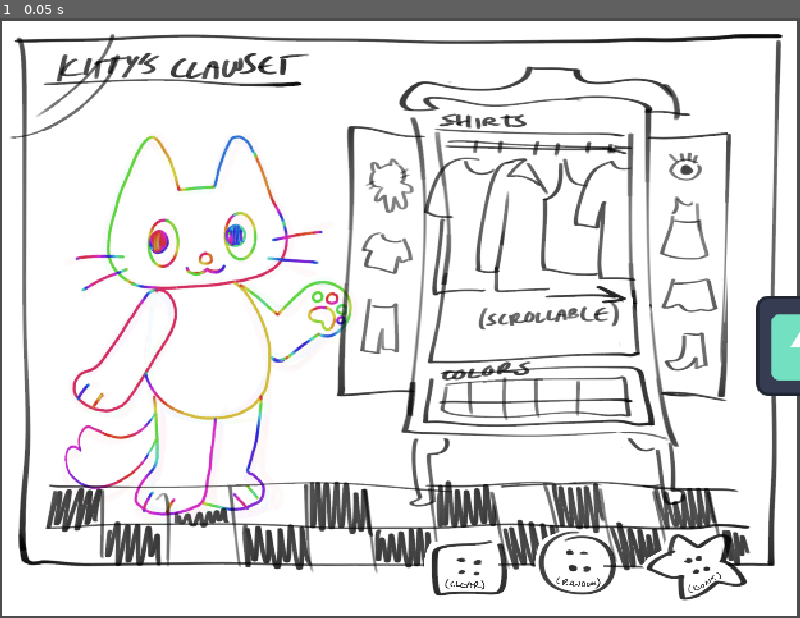
Above: before the commit, frame 1.
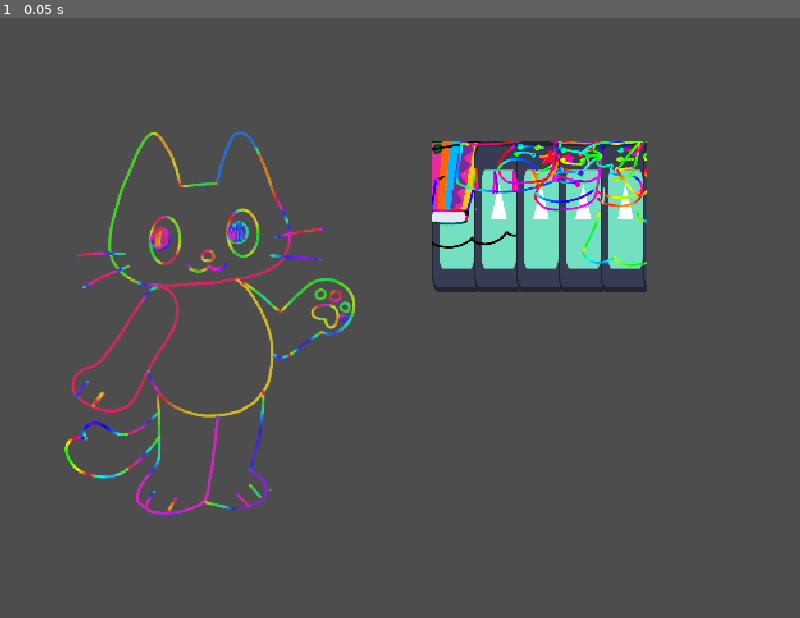
Above: after the commit, the same moment.

Repository: klon0a/girlsgame
Game: Godot game, scene res://main.tscn
The game is run twice, just before and just after one commit, with the same random seed, the same clock (stepped at 60 frames per second) and the same inputs. Before the commit the project has no main scene; this scene is started directly in both runs. The engine's default icon, where the game draws it, is replaced by a stand-in: a white triangle on a blue panel in a dark square.
Inputs:
- Up to frame 1 (0.05 s): no input

The runs differ from the first frame. In frame 1, 92% of the frame differs, in the area x 0-100%, y 0-100%.

Commit message:
garments hang and scroll

Diff:
--- /dev/null
+++ b/Clothes Scenes/Piece.tscn
@@ -0,0 +1,11 @@
+[gd_scene load_steps=2 format=3 uid="uid://bumqcvnvt37wm"]
+
+[ext_resource type="Script" uid="uid://bea5cqpdpm5bf" path="res://garment.gd" id="1_4r1vn"]
+
+[node name="Garment" type="Node2D" node_paths=PackedStringArray("hang_point")]
+script = ExtResource("1_4r1vn")
+hang_point = NodePath("Marker2D")
+
+[node name="Kitty-clogs" type="Sprite2D" parent="."]
+
+[node name="Marker2D" type="Marker2D" parent="."]
--- /dev/null
+++ b/Clothes Scenes/bottom_keypants.tscn
@@ -0,0 +1,12 @@
+[gd_scene load_steps=3 format=3 uid="uid://dgicmg7dxudql"]
+
+[ext_resource type="PackedScene" uid="uid://bumqcvnvt37wm" path="res://Clothes Scenes/Piece.tscn" id="1_f511f"]
+[ext_resource type="Texture2D" uid="uid://dvgf4i20pcl4w" path="res://Assets + Clothes/assets/placeholder/kitty-keypants.png" id="2_f511f"]
+
+[node name="Shoe" instance=ExtResource("1_f511f")]
+
+[node name="Kitty-clogs" parent="." index="0"]
+texture = ExtResource("2_f511f")
+
+[node name="Marker2D" parent="." index="1"]
+position = Vector2(66, 203)
--- /dev/null
+++ b/Clothes Scenes/bottom_longskirt.tscn
@@ -0,0 +1,12 @@
+[gd_scene load_steps=3 format=3 uid="uid://de780hne3m2i"]
+
+[ext_resource type="PackedScene" uid="uid://bumqcvnvt37wm" path="res://Clothes Scenes/Piece.tscn" id="1_iqinj"]
+[ext_resource type="Texture2D" uid="uid://byk2v86s0owkp" path="res://Assets + Clothes/assets/placeholder/kitty--bottomskirt-long.png" id="2_iqinj"]
+
+[node name="Shoe" instance=ExtResource("1_iqinj")]
+
+[node name="Kitty-clogs" parent="." index="0"]
+texture = ExtResource("2_iqinj")
+
+[node name="Marker2D" parent="." index="1"]
+position = Vector2(56, 167)
--- /dev/null
+++ b/Clothes Scenes/bottom_miniskirt.tscn
@@ -0,0 +1,12 @@
+[gd_scene load_steps=3 format=3 uid="uid://bk0x6pgx0glx3"]
+
+[ext_resource type="PackedScene" uid="uid://bumqcvnvt37wm" path="res://Clothes Scenes/Piece.tscn" id="1_gdfu1"]
+[ext_resource type="Texture2D" uid="uid://d3k7o0840is6k" path="res://Assets + Clothes/assets/placeholder/kitty-shortskirt.png" id="2_gdfu1"]
+
+[node name="Shoe" instance=ExtResource("1_gdfu1")]
+
+[node name="Kitty-clogs" parent="." index="0"]
+texture = ExtResource("2_gdfu1")
+
+[node name="Marker2D" parent="." index="1"]
+position = Vector2(69, 197)
--- /dev/null
+++ b/Clothes Scenes/shoe_boots.tscn
@@ -0,0 +1,12 @@
+[gd_scene load_steps=3 format=3 uid="uid://cuqvx7qto160y"]
+
+[ext_resource type="PackedScene" uid="uid://bumqcvnvt37wm" path="res://Clothes Scenes/Piece.tscn" id="1_jvatg"]
+[ext_resource type="Texture2D" uid="uid://cwjang66psi6b" path="res://Assets + Clothes/assets/placeholder/kitty-boots.png" id="2_ub76s"]
+
+[node name="Shoe" instance=ExtResource("1_jvatg")]
+
+[node name="Kitty-clogs" parent="." index="0"]
+texture = ExtResource("2_ub76s")
+
+[node name="Marker2D" parent="." index="1"]
+position = Vector2(51, 588)
--- /dev/null
+++ b/Clothes Scenes/shoe_clogs.tscn
@@ -0,0 +1,12 @@
+[gd_scene load_steps=3 format=3 uid="uid://cy5y14wa8uqak"]
+
+[ext_resource type="PackedScene" uid="uid://bumqcvnvt37wm" path="res://Clothes Scenes/Piece.tscn" id="1_cdfnf"]
+[ext_resource type="Texture2D" uid="uid://c88gj1law1je6" path="res://Assets + Clothes/assets/placeholder/kitty-clogs.png" id="2_cdfnf"]
+
+[node name="Shoe" instance=ExtResource("1_cdfnf")]
+
+[node name="Kitty-clogs" parent="." index="0"]
+texture = ExtResource("2_cdfnf")
+
+[node name="Marker2D" parent="." index="1"]
+position = Vector2(72, 458)
--- /dev/null
+++ b/Clothes Scenes/top_blouse.tscn
@@ -0,0 +1,12 @@
+[gd_scene load_steps=3 format=3 uid="uid://chsaoye1hyasr"]
+
+[ext_resource type="PackedScene" uid="uid://bumqcvnvt37wm" path="res://Clothes Scenes/Piece.tscn" id="1_8o6w3"]
+[ext_resource type="Texture2D" uid="uid://dskf6kjgupdlh" path="res://Assets + Clothes/assets/placeholder/kitty-blousedress.png" id="2_8o6w3"]
+
+[node name="Shoe" instance=ExtResource("1_8o6w3")]
+
+[node name="Kitty-clogs" parent="." index="0"]
+texture = ExtResource("2_8o6w3")
+
+[node name="Marker2D" parent="." index="1"]
+position = Vector2(16, -162)
--- /dev/null
+++ b/Clothes Scenes/top_shirt.tscn
@@ -0,0 +1,12 @@
+[gd_scene load_steps=3 format=3 uid="uid://pbfuehivb0cb"]
+
+[ext_resource type="PackedScene" uid="uid://bumqcvnvt37wm" path="res://Clothes Scenes/Piece.tscn" id="1_ngh7e"]
+[ext_resource type="Texture2D" uid="uid://bpabmc6a5rbhs" path="res://Assets + Clothes/assets/placeholder/kitty-designshirt.png" id="2_ngh7e"]
+
+[node name="Shoe" instance=ExtResource("1_ngh7e")]
+
+[node name="Kitty-clogs" parent="." index="0"]
+texture = ExtResource("2_ngh7e")
+
+[node name="Marker2D" parent="." index="1"]
+position = Vector2(42, -141)
--- a/closet_scroll.gd
+++ b/closet_scroll.gd
@@ -1,2 +1,25 @@
 extends ScrollContainer
 class_name ClosetScroll
+
+@export var original_coathanger : CoatHanger
+@export var clothes_list : Array[PackedScene]
+
+@onready var coathanger_parent: HBoxContainer = $HBoxContainer
+
+var coathangers = []
+
+func _ready() -> void:
+	coathanger_parent.remove_child(original_coathanger);
+
+	create_coat_hangers(clothes_list.size())
+	for i in range(clothes_list.size()):
+		coathangers[i].set_garment(clothes_list[i])
+	pass
+
+func create_coat_hangers(count : int):
+	for i in range(count):
+		var coat_hanger_duplicate = original_coathanger.duplicate()
+		coathangers.append(coat_hanger_duplicate)
+		coathanger_parent.add_child(coat_hanger_duplicate)
+		pass
+	pass
--- /dev/null
+++ b/coat_hanger.gd
@@ -0,0 +1,14 @@
+extends Control
+class_name CoatHanger
+
+var garment : Node2D
+
+
+func set_garment(new_garment : PackedScene):
+	if garment != null:
+		garment.queue_free()
+	var instantiated_garment : Garment = new_garment.instantiate()
+	add_child(instantiated_garment)
+	instantiated_garment.scale = Vector2.ONE * 0.25
+	instantiated_garment.position = global_position - instantiated_garment.hang_point.global_position
+	garment = instantiated_garment
--- /dev/null
+++ b/garment.gd
@@ -0,0 +1,4 @@
+extends Node2D
+class_name Garment
+
+@export var hang_point : Marker2D
--- a/kitty.gd
+++ b/kitty.gd
@@ -1,2 +1,10 @@
 extends Node2D
 class_name Kitty
+
+@onready var body: Sprite2D = $Body
+
+var current_top : Node2D
+var current_bottom : Node2D
+var current_fullbody : Node2D
+var current_shoe : Node2D
+#var current_eyes : Node2D
--- a/main.tscn
+++ b/main.tscn
@@ -1,13 +1,19 @@
-[gd_scene load_steps=8 format=3 uid="uid://dl6klrmnq36k7"]
+[gd_scene load_steps=17 format=3 uid="uid://dl6klrmnq36k7"]
 
 [ext_resource type="Texture2D" uid="uid://725v5mub0h7y" path="res://UI + Sprites/ui-mockup.png" id="1_ig7tw"]
 [ext_resource type="Script" uid="uid://codila2y246ek" path="res://kitty.gd" id="2_0xm2m"]
 [ext_resource type="Script" uid="uid://c2l851gwr26t8" path="res://closet_scroll.gd" id="2_h2yge"]
+[ext_resource type="Script" uid="uid://ddpc3guh275hc" path="res://coat_hanger.gd" id="3_7mycd"]
+[ext_resource type="PackedScene" uid="uid://dgicmg7dxudql" path="res://Clothes Scenes/bottom_keypants.tscn" id="3_vivmo"]
+[ext_resource type="PackedScene" uid="uid://de780hne3m2i" path="res://Clothes Scenes/bottom_longskirt.tscn" id="4_2cqfq"]
 [ext_resource type="Shader" uid="uid://da1p57i6u6pl5" path="res://recolor.gdshader" id="4_lquwl"]
 [ext_resource type="Texture2D" uid="uid://56eis13n6i4a" path="res://icon.svg" id="5_7mycd"]
-
-[sub_resource type="RectangleShape2D" id="RectangleShape2D_272bh"]
-size = Vector2(615.288, 978.988)
+[ext_resource type="PackedScene" uid="uid://bk0x6pgx0glx3" path="res://Clothes Scenes/bottom_miniskirt.tscn" id="5_yaehf"]
+[ext_resource type="Texture2D" uid="uid://dwrrufw2dercl" path="res://Assets + Clothes/assets/placeholder/fullbody-kitty-rainbow.png" id="7_272bh"]
+[ext_resource type="PackedScene" uid="uid://cuqvx7qto160y" path="res://Clothes Scenes/shoe_boots.tscn" id="7_cegan"]
+[ext_resource type="PackedScene" uid="uid://cy5y14wa8uqak" path="res://Clothes Scenes/shoe_clogs.tscn" id="8_82xsv"]
+[ext_resource type="PackedScene" uid="uid://chsaoye1hyasr" path="res://Clothes Scenes/top_blouse.tscn" id="9_getpj"]
+[ext_resource type="PackedScene" uid="uid://pbfuehivb0cb" path="res://Clothes Scenes/top_shirt.tscn" id="10_ryguw"]
 
 [sub_resource type="ShaderMaterial" id="ShaderMaterial_5vw27"]
 shader = ExtResource("4_lquwl")
@@ -15,40 +21,84 @@
 shader_parameter/to = Color(0.447038, 0.878595, 0.757865, 1)
 shader_parameter/tolerance = 0.157
 
+[sub_resource type="RectangleShape2D" id="RectangleShape2D_272bh"]
+size = Vector2(615.288, 978.988)
+
 [node name="Main" type="Node2D"]
 
 [node name="Ui-mockup" type="Sprite2D" parent="."]
+visible = false
 position = Vector2(510.295, 383.25)
 scale = Vector2(0.508705, 0.507667)
 texture = ExtResource("1_ig7tw")
 
-[node name="ClosetScroll" type="ScrollContainer" parent="."]
-offset_left = 552.0
-offset_top = 158.0
-offset_right = 823.0
-offset_bottom = 439.0
+[node name="UI Closet" type="Control" parent="."]
+layout_mode = 3
+anchors_preset = 0
+offset_left = 428.0
+offset_top = 54.0
+offset_right = 948.0
+offset_bottom = 621.0
+
+[node name="ClosetInside" type="Control" parent="UI Closet"]
+custom_minimum_size = Vector2(275, 280)
+layout_mode = 3
+anchors_preset = 0
+offset_left = 124.0
+offset_top = 104.0
+offset_right = 124.0
+offset_bottom = 104.0
+
+[node name="ClosetScroll" type="ScrollContainer" parent="UI Closet/ClosetInside" node_paths=PackedStringArray("original_coathanger")]
+layout_mode = 1
+anchors_preset = 15
+anchor_right = 1.0
+anchor_bottom = 1.0
+grow_horizontal = 2
+grow_vertical = 2
 size_flags_horizontal = 3
 size_flags_vertical = 3
+horizontal_scroll_mode = 3
+vertical_scroll_mode = 0
 script = ExtResource("2_h2yge")
+original_coathanger = NodePath("HBoxContainer/CoatHanger")
+clothes_list = Array[PackedScene]([ExtResource("3_vivmo"), ExtResource("4_2cqfq"), ExtResource("5_yaehf"), ExtResource("7_cegan"), ExtResource("8_82xsv"), ExtResource("9_getpj"), ExtResource("10_ryguw")])
 
-[node name="HBoxContainer" type="HBoxContainer" parent="ClosetScroll"]
+[node name="HBoxContainer" type="HBoxContainer" parent="UI Closet/ClosetInside/ClosetScroll"]
 layout_mode = 2
 
-[node name="CoatHanger" type="Control" parent="ClosetScroll/HBoxContainer"]
+[node name="CoatHanger" type="Control" parent="UI Closet/ClosetInside/ClosetScroll/HBoxContainer"]
+custom_minimum_size = Vector2(50, 200)
 layout_mode = 2
+script = ExtResource("3_7mycd")
+
+[node name="Icon" type="Sprite2D" parent="UI Closet/ClosetInside/ClosetScroll/HBoxContainer/CoatHanger"]
+material = SubResource("ShaderMaterial_5vw27")
+scale = Vector2(0.5, 1.5)
+texture = ExtResource("5_7mycd")
+offset = Vector2(64, 64)
+
+[node name="ColorButtons" type="Control" parent="UI Closet"]
+anchors_preset = 0
+offset_left = 125.0
+offset_top = 390.0
+offset_right = 401.0
+offset_bottom = 466.0
 
 [node name="Kitty" type="Node2D" parent="."]
 position = Vector2(293, 424)
 scale = Vector2(0.508705, 0.507667)
 script = ExtResource("2_0xm2m")
 
+[node name="Body" type="Sprite2D" parent="Kitty"]
+position = Vector2(-80.5968, -66.9731)
+scale = Vector2(0.594129, 0.594129)
+texture = ExtResource("7_272bh")
+
+[node name="Top" type="Node2D" parent="Kitty/Body"]
+
 [node name="Area2D" type="Area2D" parent="Kitty"]
 
 [node name="CollisionShape2D" type="CollisionShape2D" parent="Kitty/Area2D"]
 position = Vector2(-73.7167, -67.958)
 shape = SubResource("RectangleShape2D_272bh")
-
-[node name="Icon" type="Sprite2D" parent="."]
-material = SubResource("ShaderMaterial_5vw27")
-position = Vector2(1031, 419)
-texture = ExtResource("5_7mycd")
--- a/project.godot
+++ b/project.godot
@@ -11,6 +11,7 @@
 [application]
 
 config/name="KittysClawset"
+run/main_scene="uid://dl6klrmnq36k7"
 config/features=PackedStringArray("4.4", "GL Compatibility")
 boot_splash/show_image=false
 boot_splash/fullsize=false
Renamed: Assets + Clothes/assets/placeholder/kitty-miniskirt.png -> Assets + Clothes/assets/placeholder/kitty-crocs.png
Not shown, changed: Assets + Clothes/assets/placeholder/kitty-crocs.png.import
Not shown, added: coat_hanger.gd.uid
Not shown, added: garment.gd.uid
